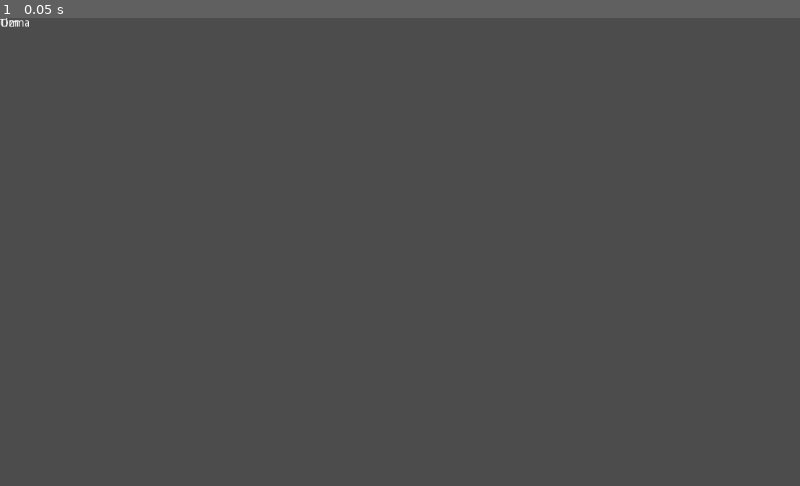
Above: before the commit, frame 1.
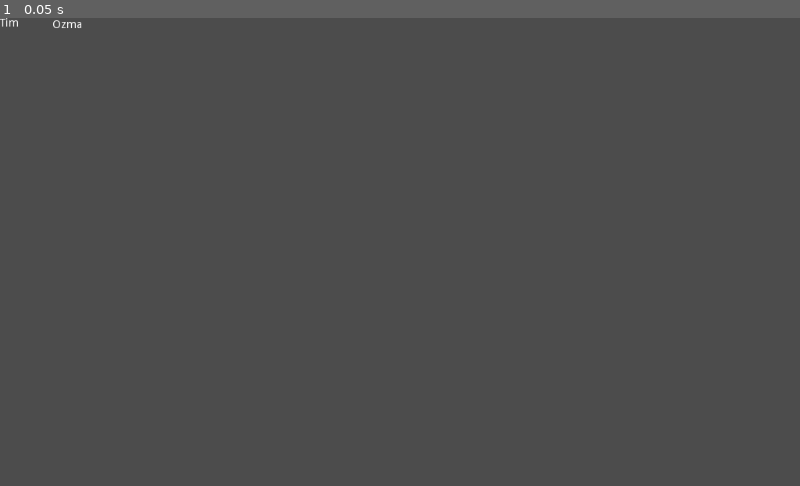
Above: after the commit, the same moment.

Repository: TeamRITZ/Timer-Example
Game: Godot game, scene res://TimScene.tscn
Same seed, same stepped clock (60 frames per second), same inputs: the game is played once before the commit and once after it. This scene is started directly instead of the project's main scene.
Inputs:
- Up to frame 1 (0.05 s): no input

The runs differ from the first frame. In frame 1, less than 0.1% of the frame differs, in the area x 0-11%, y 0-3%.

Commit message:
Update TimScene.tscn

Diff:
--- a/TimScene.tscn
+++ b/TimScene.tscn
@@ -11,8 +11,10 @@
 }
 
 [node name="Label2" type="Label" parent="."]
-margin_right = 40.0
-margin_bottom = 14.0
+margin_left = 66.899
+margin_top = 2.20063
+margin_right = 106.899
+margin_bottom = 16.2006
 text = "Ozma"
 __meta__ = {
 "_edit_use_anchors_": false
